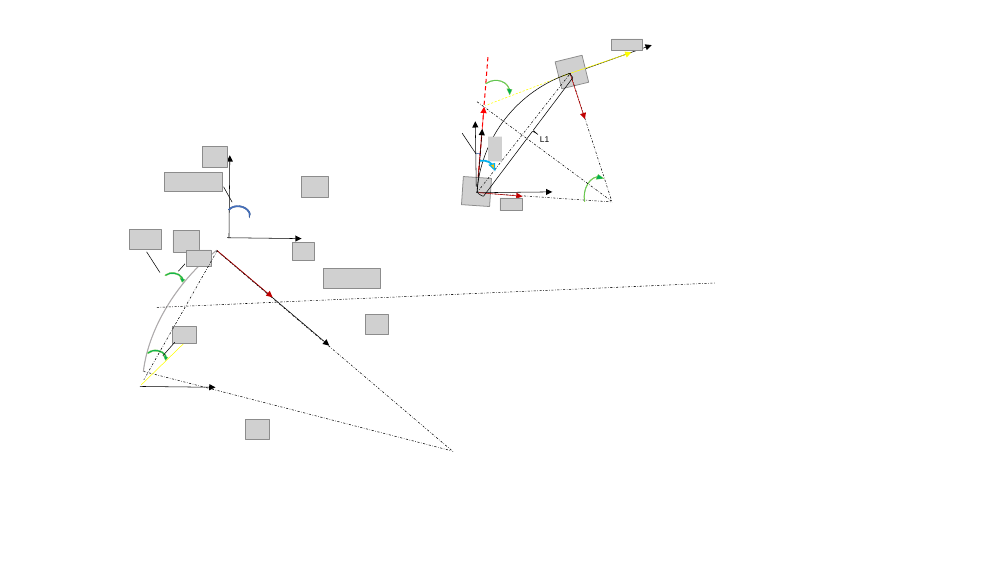
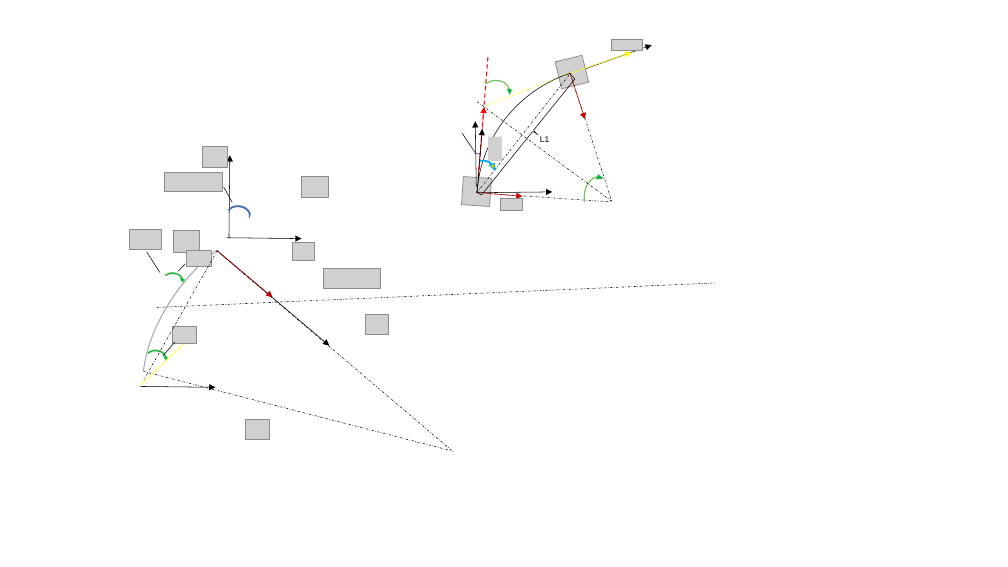
Before and after one commit to lee-shun/fixed_wing_formation_control, a slide deck: slide 5 of graduation_thesis/BIT-thesis-template-grd/figures/c3/pictures.pptx. Drawn at 1008x567 pixels with LibreOffice and Linux fonts; fonts in the diff are those of the drawing; grey boxes stand for pictures; background and template pictures are left out. Boxes give left, top, right and bottom in pixels: in the first picture for what was removed or moved away, otherwise in the second. Text is boxed around its words. In the diff, an @@ line names an element or a change of style, - is before the commit and + after.

```diff
--- a/graduation_thesis/BIT-thesis-template-grd/figures/c3/pictures.pptx
+++ b/graduation_thesis/BIT-thesis-template-grd/figures/c3/pictures.pptx
@@ right brace at [476,75,580,200]: rotation 37 to 38 degrees @@
```
Also in this commit, not shown: 1 slide added, 3 other files.
